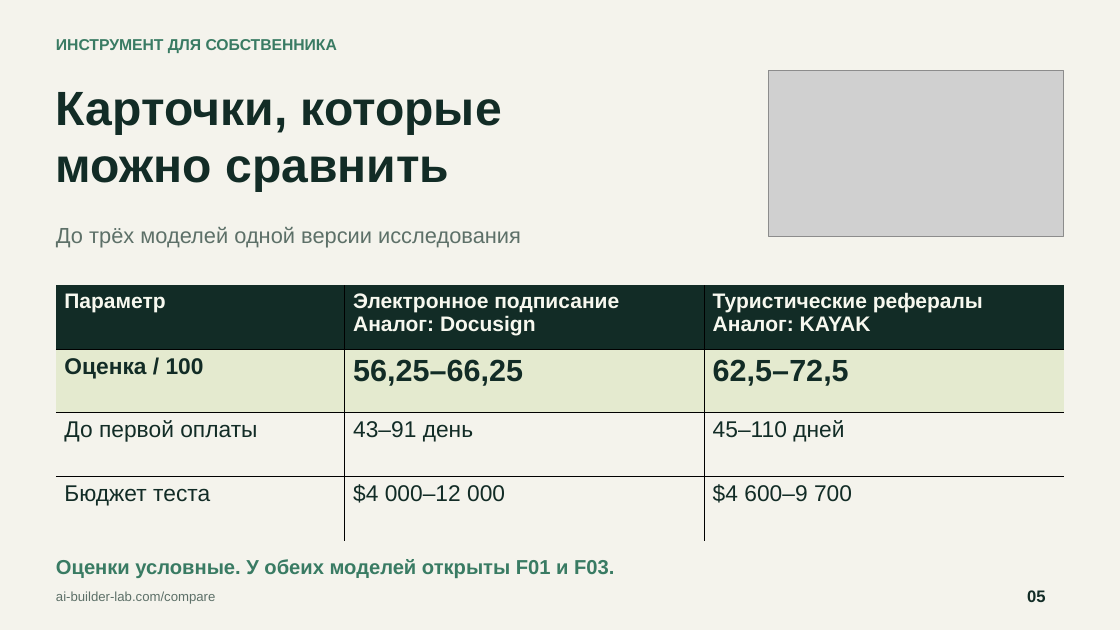
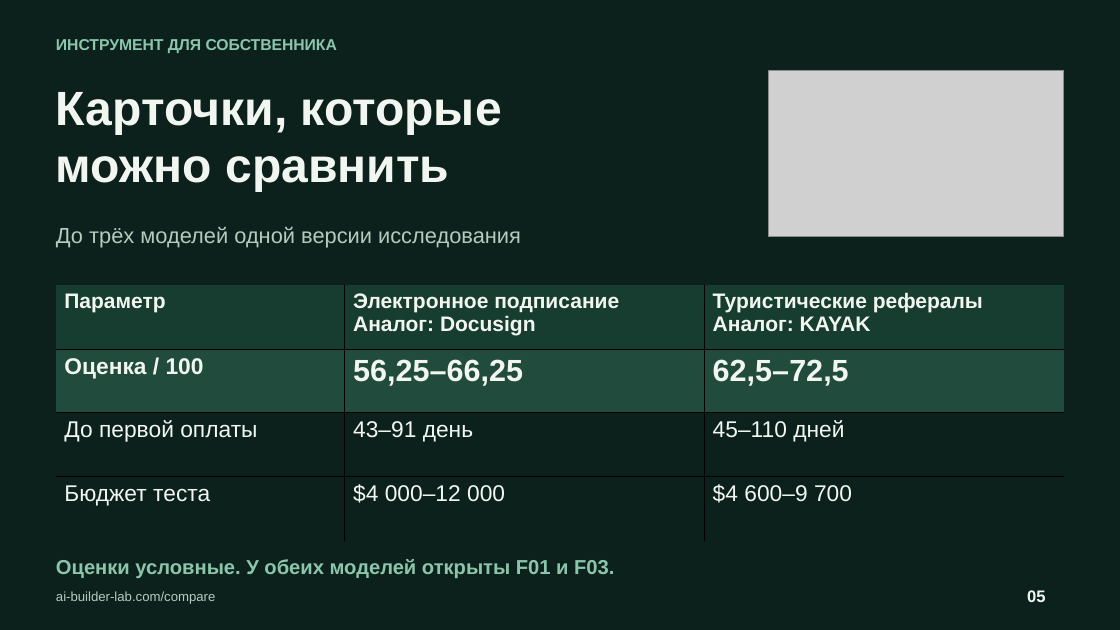
Before and after one commit to bcmle/test_ai_builder, a slide deck: slide 5 of presentation/AI-Builder-CEO.pptx. Drawn at 1120x630 pixels with LibreOffice and Linux fonts; fonts in the diff are those of the drawing; grey boxes stand for pictures. Boxes give left, top, right and bottom in pixels: in the first picture for what was removed or moved away, otherwise in the second. Text is boxed around its words. In the diff, an @@ line names an element or a change of style, - is before the commit and + after.

Commit message:
design: unify presentation in dark green palette

```diff
--- a/presentation/AI-Builder-CEO.pptx
+++ b/presentation/AI-Builder-CEO.pptx
@@ background #F4F3EC to #0C211C @@
@@ text "ИНСТРУМЕНТ ДЛЯ СОБСТВЕННИКА" at (56,39,337,53): text colour #397B63 to #8BC6AC @@
@@ text "Карточки, которые" at (56,92,502,192): text colour #122C26 to #F1F6F0 @@
@@ text "До трёх моделей одной версии ..." at (56,227,521,247): text colour #5D7068 to #B5CBBE @@
@@ table at (56,286,1065,541) @@
@@ fill #122C26 to #173C30 in row 1 @@
@@ fill #E4EACF to #214C3D in row 2 @@
@@ fill #F4F3EC to #0C211C in 6 cells @@
@@ text colour #F7F8EF to #F1F6F0 in "Параметр", "Электронное подписание", "Аналог: Docusign", "Туристические рефералы" and 1 more places @@
@@ text colour #122C26 to #F1F6F0 in "Оценка / 100", "56,25–66,25", "62,5–72,5", "До первой оплаты" and 5 more places @@
@@ borders changed @@
@@ text "Оценки условные. У обеих моделей ..." at (56,559,614,578): text colour #397B63 to #8BC6AC @@
@@ text "ai-builder-lab.com/compare" at (56,591,215,604): text colour #5D7068 to #B5CBBE @@
@@ text "05" at (1027,590,1046,602): text colour #122C26 to #F1F6F0 @@
```
Also in this commit, not shown: 6 other slides changed, 9 other files.
